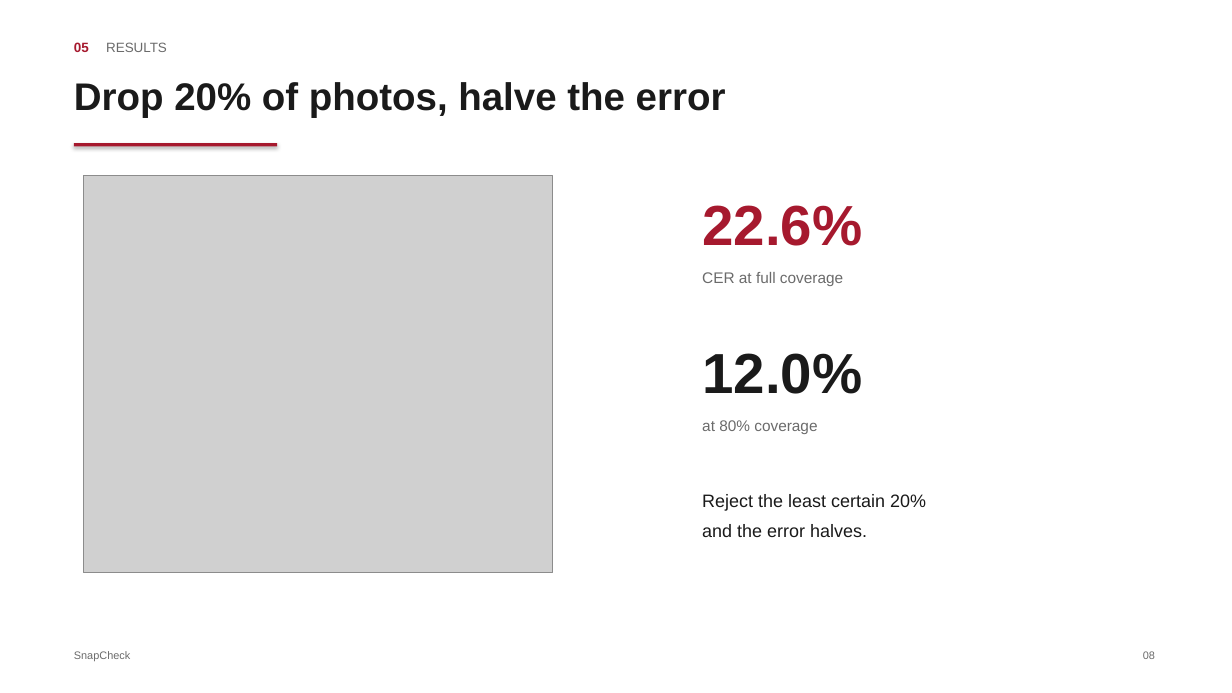
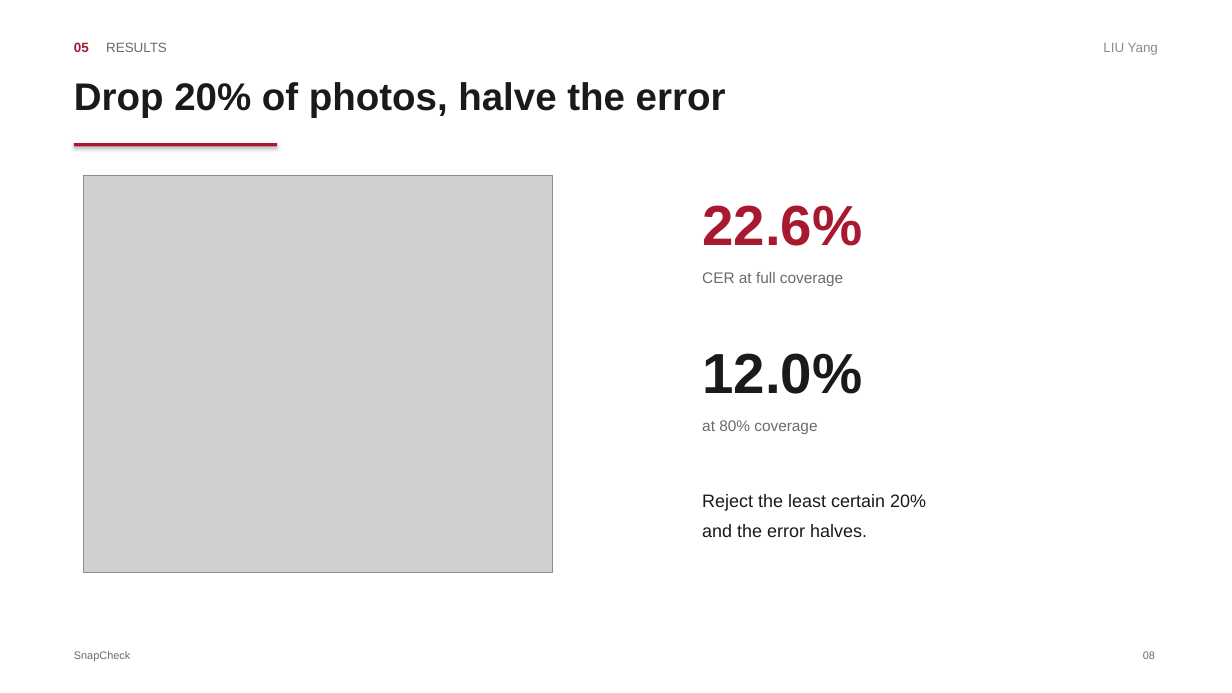
Before and after one commit to n0thing0717zkj-code/CDT501_SnapCheck, a slide deck: slide 8 of docs/CDT501_SnapCheck_Slides.pptx. Drawn at 1232x693 pixels with LibreOffice and Linux fonts; fonts in the diff are those of the drawing; grey boxes stand for pictures. Boxes give left, top, right and bottom in pixels: in the first picture for what was removed or moved away, otherwise in the second. Text is boxed around its words. In the diff, an @@ line names an element or a change of style, - is before the commit and + after.

```diff
--- a/docs/CDT501_SnapCheck_Slides.pptx
+++ b/docs/CDT501_SnapCheck_Slides.pptx
@@ text added at box(1103, 43, 1158, 55), 10.5 pt, text #8C8C8C @@
+LIU Yang
```
Also in this commit, not shown: 13 other slides changed, 2 other files.
